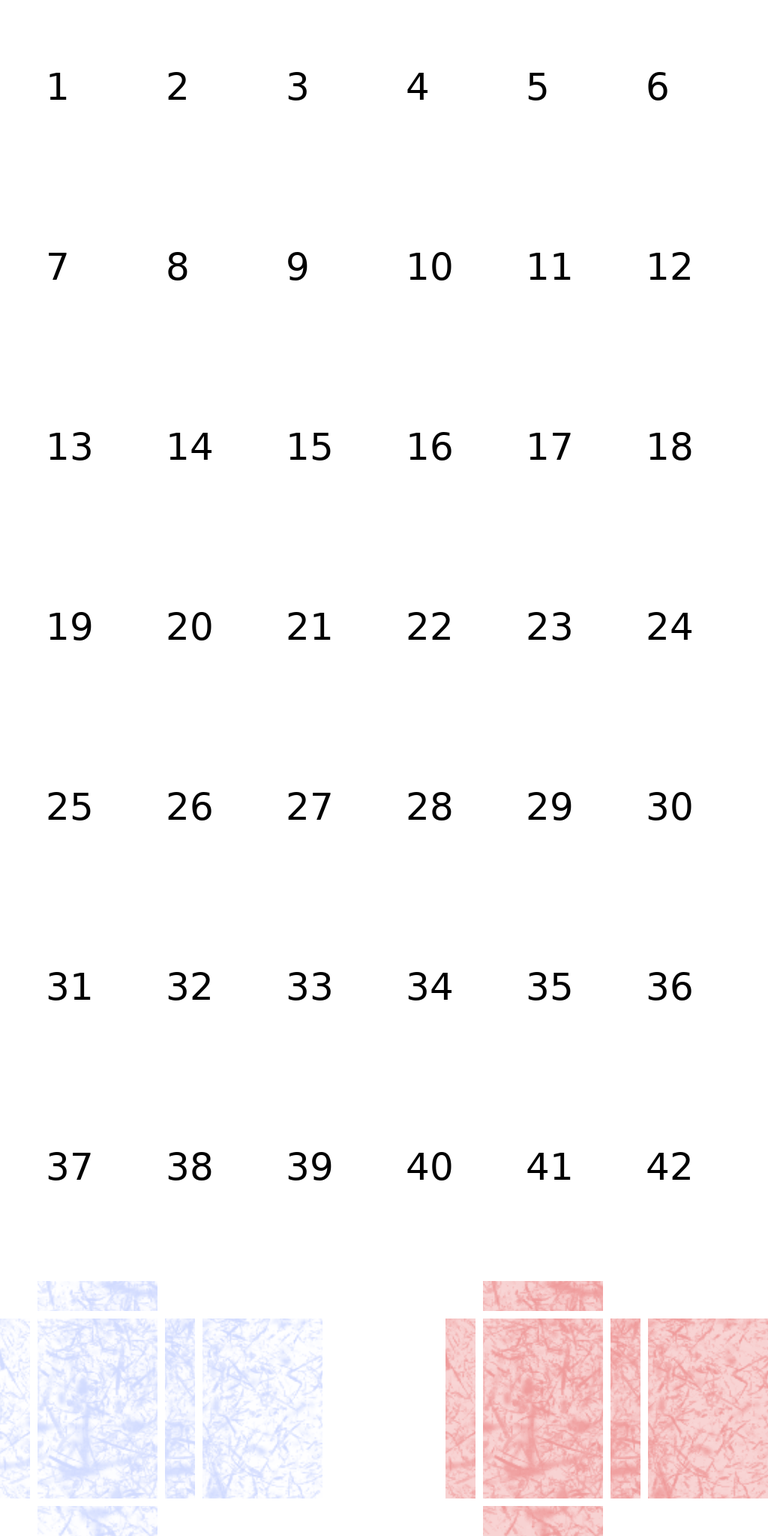
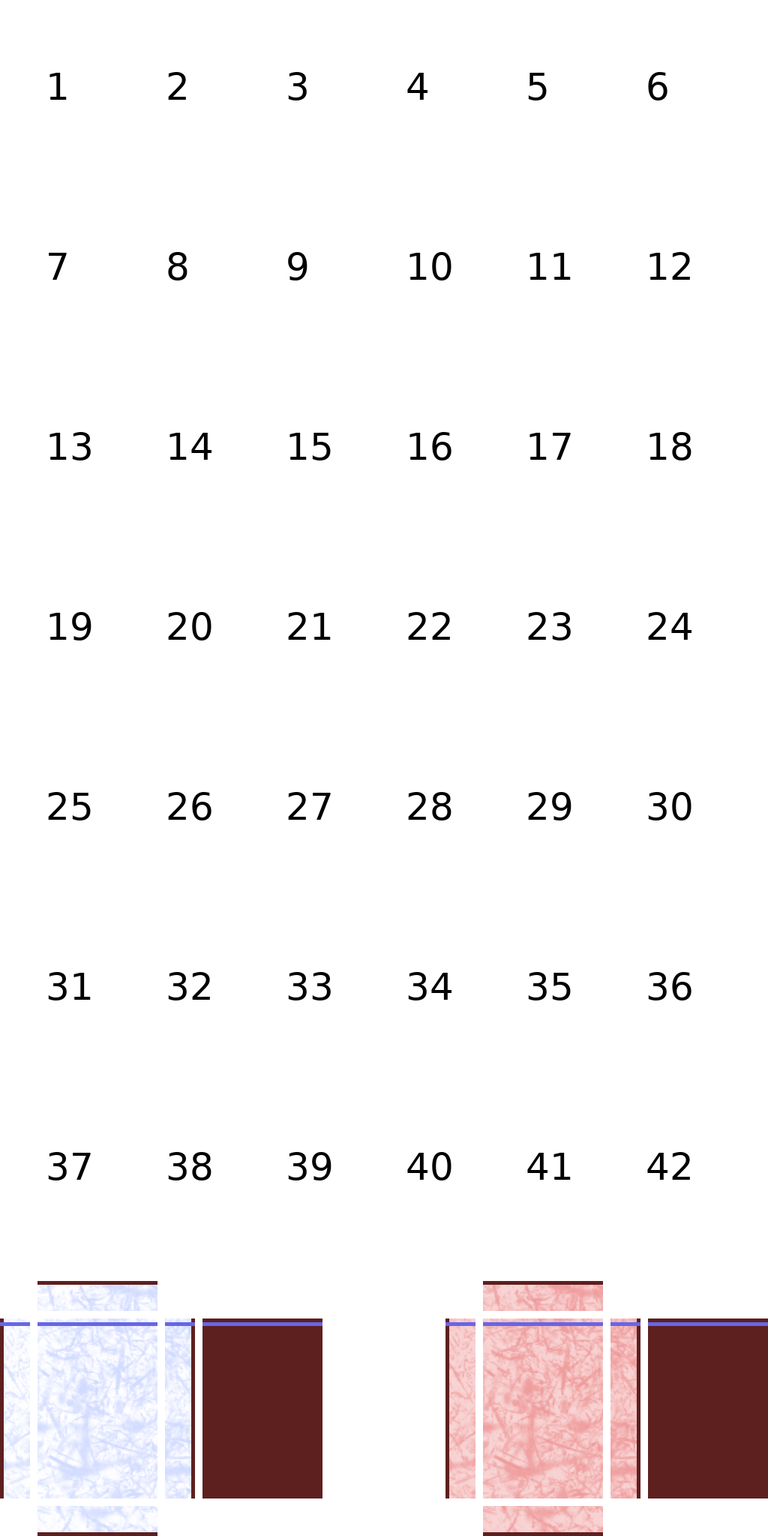
Layers edited between the first and the second 768 x 1536 image:
added layer "Orientation" above "State descriptions" over [0, 1280, 768, 1536]
